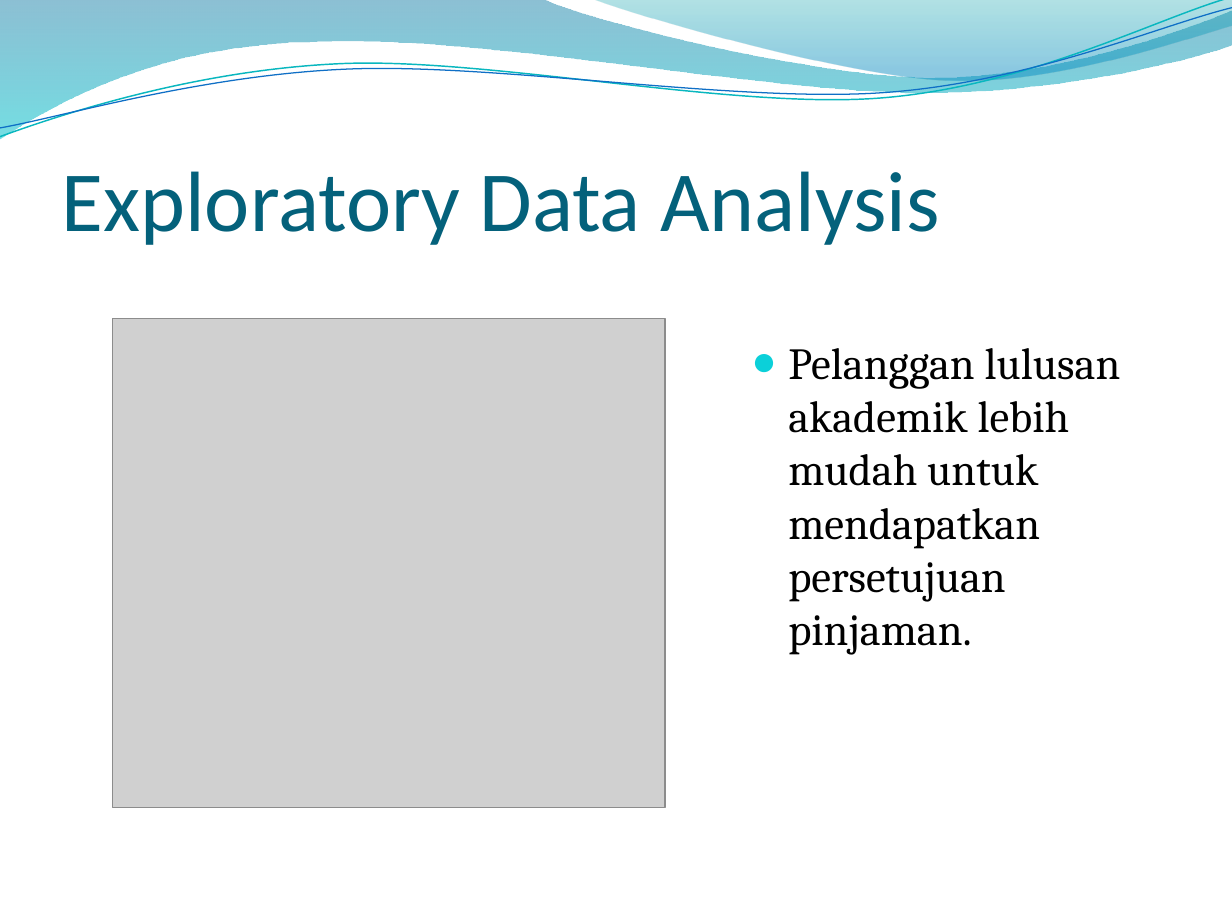
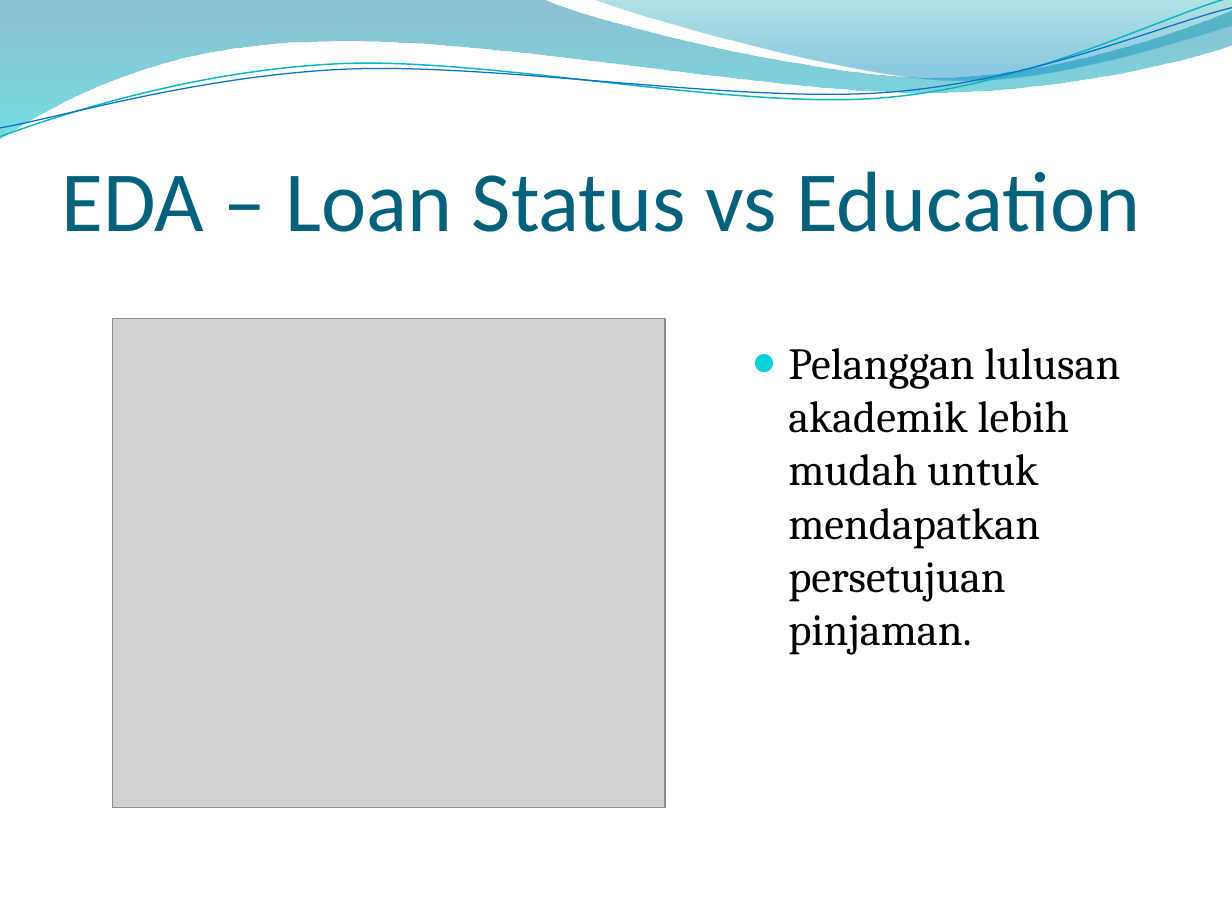
Before and after one commit to williambfi/machine-learning-assignment, a slide deck: slide 11 of Final Project House Loan Prediction/HOUSE LOAN PREDICTION.pptx. Drawn at 1232x924 pixels with LibreOffice and Linux fonts; fonts in the diff are those of the drawing; grey boxes stand for pictures; background and template pictures are left out. Boxes give left, top, right and bottom in pixels: in the first picture for what was removed or moved away, otherwise in the second. Text is boxed around its words. In the diff, an @@ line names an element or a change of style, - is before the commit and + after.

```diff
--- a/Final Project House Loan Prediction/HOUSE LOAN PREDICTION.pptx
+++ b/Final Project House Loan Prediction/HOUSE LOAN PREDICTION.pptx
@@ title at [62, 171, 1140, 232]: text changed @@
-Exploratory Data Analysis
+EDA – Loan Status vs Education
```
Also in this commit, not shown: 13 other slides changed.
